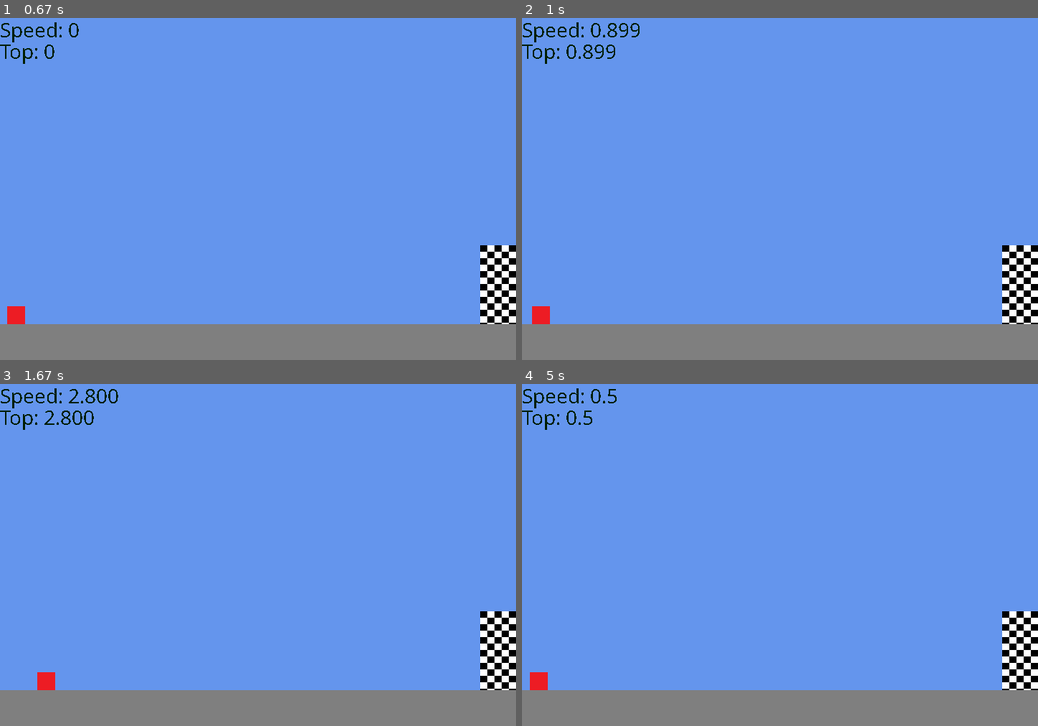
Above: before the commit, frames 1-4 (two rows, left to right).
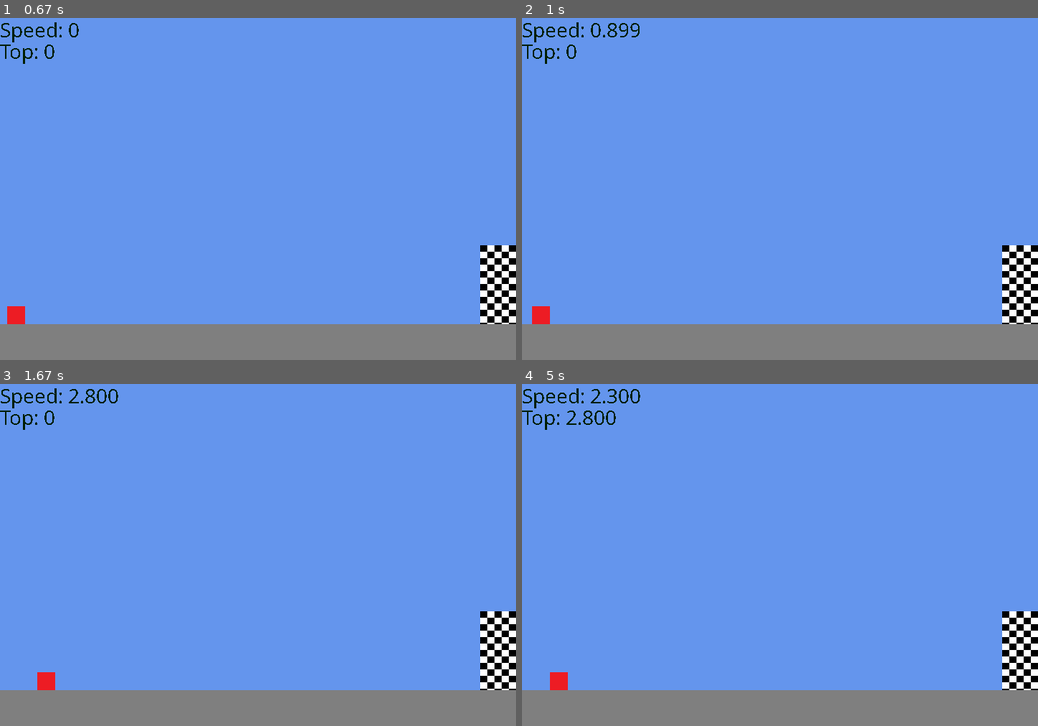
Above: after the commit, the same moments.

Repository: bretcolloff/pygame_base
Game: pygame game, started from game.py
Same seed, same stepped clock (60 frames per second), same inputs: the game is played once before the commit and once after it.
Inputs:
- Up to frame 1 (0.67 s): tap Space at 0.33 s
- Up to frame 2 (1 s): hold Right from 0.67 s (still down)
- Up to frame 3 (1.67 s): release Right at 1.13 s; hold Right 1.17-1.63 s
- Up to frame 4 (5 s): hold Left 1.67-2.2 s; tap Space at 2.67, 3.07, 3.37, 3.73, 4.03, 4.23, 4.53, 4.73 s; hold Right 3-3.63 s; hold Left 3.67-4.13 s; hold Right 4.17-4.63 s; hold Right from 4.67 s (still down)

Frame 1 is identical in both runs. In frame 2, 0.1% of the frame differs, in the area x 10-19%, y 7-12%; in frame 3, 0.1%; in frame 4, 0.6%, in the area x 1-23%, y 1-90%.

Commit message:
Allow for resetting.

Diff:
--- a/game/game.py
+++ b/game/game.py
@@ -7,12 +7,12 @@
 
         self.car = None
         self.topSpeed = 0
+        self.topValid = 0
         self.success = True
 
     def initialise(self, data):
         GameBase.initialise(self, data)
 
-        self.topSpeed = 0
         self.success = True
         self.car = self.entityManager.find_entity("car")
         self.inputHandler.set_focus(self.car)
@@ -20,7 +20,7 @@
     def handle_input(self):
         GameBase.handle_input(self)
 
-        if self.input_map[pygame.K_SPACE]:
+        if self.input_map[pygame.K_SPACE] and self.car.velocity is 0:
             self.reset()
 
     def update(self):
@@ -32,6 +32,7 @@
         # Stop the car from falling off the edge.
         if self.car.x > self.config.width - 75: # The width of the wall
             self.car.velocity = 0
+            self.topSpeed = 0
             self.success = False
 
     def render(self, screen, font):
@@ -40,11 +41,14 @@
         # Render text
         textsurface = font.render('Speed: ' + str(self.car.velocity)[:5], False, (0, 30, 0))
         screen.blit(textsurface, (0, 0))
-        textsurface = font.render('Top: ' + str(self.topSpeed)[:5], False, (0, 30, 0))
+        textsurface = font.render('Top: ' + str(self.topValid)[:5], False, (0, 30, 0))
         screen.blit(textsurface, (0, 30))
         if not self.success:
             textsurface = font.render('Failed', False, (255, 0, 0))
             screen.blit(textsurface, (350, 0))
 
     def reset(self):
+        if self.success:
+            if self.topSpeed > self.topValid:
+                self.topValid = self.topSpeed
         self.initialise(self.datafile)
--- a/resources/data/config.json
+++ b/resources/data/config.json
@@ -4,6 +4,6 @@
       "width": 720,
       "height": 480
     },
-    "name": "Game Engine"
+    "name": "Chicken"
   }
 }
